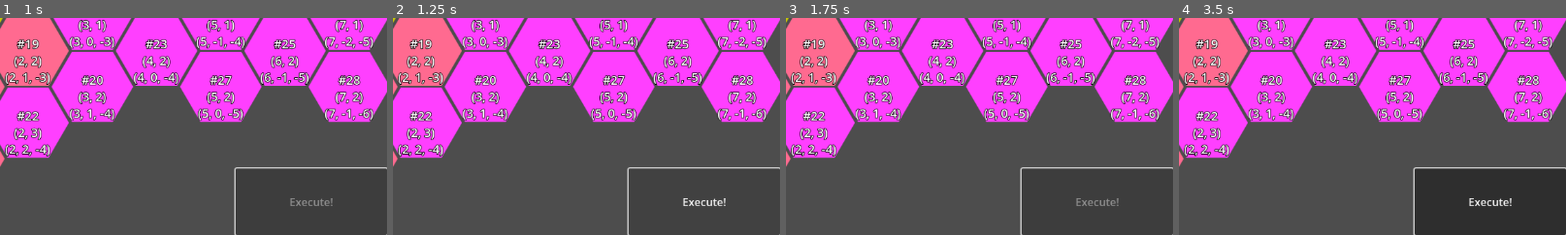
Above: before the commit, frames 1-4 (left to right).
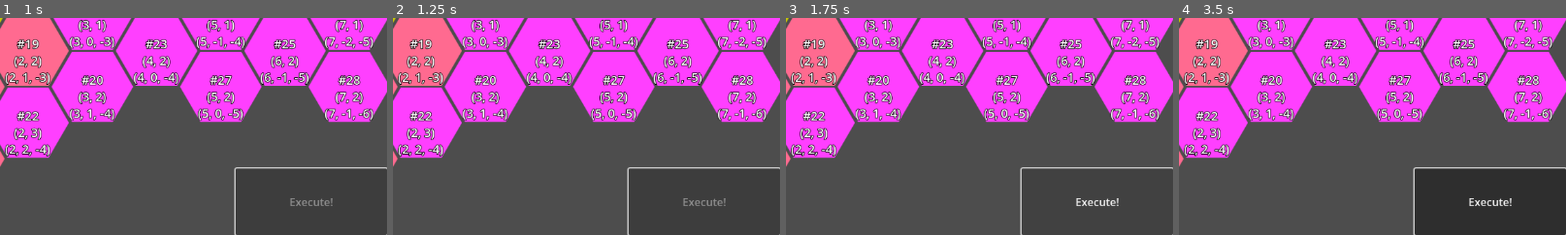
Above: after the commit, the same moments.

Repository: ArokhSlade/confetticore
Game: Godot game, scene res://game.tscn
The game is run twice, just before and just after one commit, with the same random seed, the same clock (stepped at 60 frames per second) and the same inputs.
Inputs (mouse positions are % of the whole screen's width and height, from its top left):
- Up to frame 1 (1 s): click "Execute!" at 0.5 s
- Up to frame 2 (1.25 s): no input
- Up to frame 3 (1.75 s): click (90, 92) at 1.25 s, where only the run before the commit has a clickable "Execute!"
- Up to frame 4 (3.5 s): click "Execute!" at 2 s; tap Enter at 2.75 s; move the mouse to (72, 45) at 2.77 s; click (72, 45) at 2.92 s
The pictures show only the part of the screen within x 50-100%, y 50-100%; the shares and areas given below are measured in that part.

Frame 1 is identical in both runs. In frame 2, 0.2% of the frame differs, in the area x 74-86%, y 83-87%; in frame 3, 0.2%; in frame 4, nothing differs.

Commit message:
added state pattern for mechs for easier feature extension in the future.
task https://tree.taiga.io/project/gerald_as-confetticore/task/20

removed a state flag.
added state classes.
dormant and moving states.
renamed some moving-related methods for consistency.
added setup methods for state and mech.
_prefixed some mech methods to mark them as "internal" (usable private or by state object)

Diff:
--- a/level/mechs.gd
+++ b/level/mechs.gd
@@ -11,6 +11,7 @@
 func setup(mech_step_time : float):
 	mech_step_timer.wait_time = mech_step_time
 	for mech : Mech in get_children():
+		mech.setup()
 		mech.finished_moving.connect(on_mech_finished_moving)
 
 func get_mechs_count():
@@ -41,7 +42,7 @@
 func _on_mech_step_timer_timeout():
 	assert(not has_finished_moving_all)
 	for mech : Mech in get_children():
-		mech.move_step()
+		mech.update_state()
 
 func update_mech_path(mech, path):
 	mech.set_path(path)
--- a/level/paths.gd
+++ b/level/paths.gd
@@ -12,7 +12,7 @@
 		old_path.queue_free() #TODO(Gerald 2025 08 22): is this right?
 
 	var path = Path.new()
-	var trimmed_point_path = point_path.slice(0,mech.move_range)
+	var trimmed_point_path = point_path.slice(0, mech.move_range)
 	path.setup(trimmed_point_path, path_marker)
 	mech_paths[mech] = path
 	add_child(path)
--- a/mech/mech.gd
+++ b/mech/mech.gd
@@ -3,16 +3,22 @@
 
 signal finished_moving
 
-var has_finished_moving = true
+@onready var dormant_state = $States/Dormant
+@onready var moving_state = $States/Moving
 
 @export var pilot : Pilot
 
+#TODO(Arokh, 2025 08 26): obsolete?
 @export var move_points : int = 5
 
+#TODO(Arokh, 2025 08 26): static, set by higher-up
 @export var level : Level
+#TODO(Arokh, 2025 08 26): why export?
 @export var path : Path
 
 @export var move_range : int
+
+var state : MechState
 
 var path_length : int:
 	get:
@@ -25,27 +31,30 @@
 	var coords = level.hex_layer.local_to_map(self.position)
 	return coords
 
+func setup():
+	for mech_state : MechState in $States.get_children():
+		mech_state.setup(self)
+	state = dormant_state
 
+func update_state():
+	var old_state = state
+	state = state.next()
+	if state != old_state:
+		old_state.on_exit()
+		state.on_enter()
 
-func move_step():
-	if has_finished_moving:
-		return
-
-	if path == null or path.is_empty():
-		finish_turn()
-		return
-
+func _move_step():
 	if not path.is_empty():
 		global_position = path.points[0]
 		path.pop_front()
 
-func finish_turn():
+func _finish_moving():
 	path = null
-	has_finished_moving = true
 	finished_moving.emit()
 
 func start_moving():
-	has_finished_moving = false
+	assert(state == dormant_state)
+	state.switch(moving_state)
 
 func set_path(new_path):
 	path = new_path
--- a/mech/mech.tscn
+++ b/mech/mech.tscn
@@ -1,7 +1,9 @@
-[gd_scene load_steps=3 format=3 uid="uid://30ubfbepehwu"]
+[gd_scene load_steps=5 format=3 uid="uid://30ubfbepehwu"]
 
 [ext_resource type="Script" uid="uid://c8wf6wa0y7yb0" path="res://mech/mech.gd" id="1_e36w2"]
 [ext_resource type="Texture2D" uid="uid://6uqtsgkxn4jw" path="res://assets/icons/missile-mech.png" id="2_e36w2"]
+[ext_resource type="Script" uid="uid://bp586srp1ywjj" path="res://mech/states/dormant.gd" id="3_wmpuk"]
+[ext_resource type="Script" uid="uid://dicg28tjhe5il" path="res://mech/states/moving.gd" id="4_sabuu"]
 
 [node name="Mech" type="Node2D"]
 script = ExtResource("1_e36w2")
@@ -12,3 +14,11 @@
 scale = Vector2(0.25, 0.25)
 texture = ExtResource("2_e36w2")
 region_rect = Rect2(0, 0, 485, 488)
+
+[node name="States" type="Node" parent="."]
+
+[node name="Dormant" type="Node" parent="States"]
+script = ExtResource("3_wmpuk")
+
+[node name="Moving" type="Node" parent="States"]
+script = ExtResource("4_sabuu")
--- /dev/null
+++ b/mech/states/_mech_state.gd
@@ -0,0 +1,21 @@
+extends Node
+class_name MechState
+
+var mech : Mech
+
+var next_state = self
+
+func setup(new_mech):
+	mech = new_mech
+
+func next() -> MechState:
+	return next_state
+
+func on_enter():
+	next_state = self
+
+func on_exit():
+	pass
+
+func switch(new_state):
+	next_state = new_state
--- /dev/null
+++ b/mech/states/dormant.gd
@@ -0,0 +1,3 @@
+extends MechState
+
+# does nothing special
--- /dev/null
+++ b/mech/states/moving.gd
@@ -0,0 +1,12 @@
+extends MechState
+
+func next():
+	if mech.path == null or mech.path.is_empty():
+		next_state = mech.dormant_state
+	else:
+		mech._move_step()
+
+	return next_state
+
+func on_exit():
+	mech._finish_moving()
--- a/ui/ui.gd
+++ b/ui/ui.gd
@@ -2,7 +2,6 @@
 class_name UI
 
 signal planning_finished
-signal mech_selected(mech)
 signal mech_path_changed(mech, point_path)
 
 @export var hud : HUD
Not shown, added: mech/states/_mech_state.gd.uid
Not shown, added: mech/states/dormant.gd.uid
Not shown, added: mech/states/moving.gd.uid
